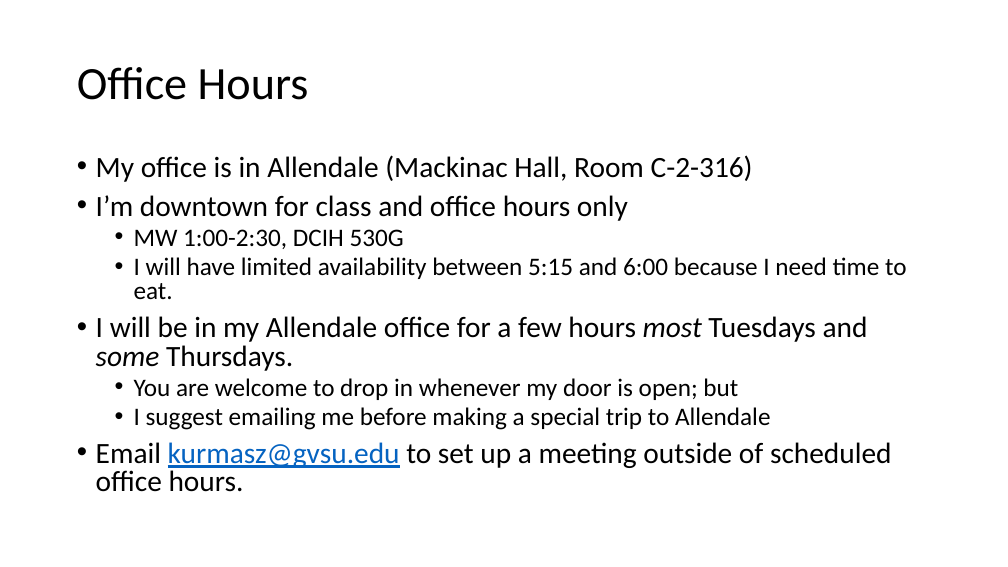
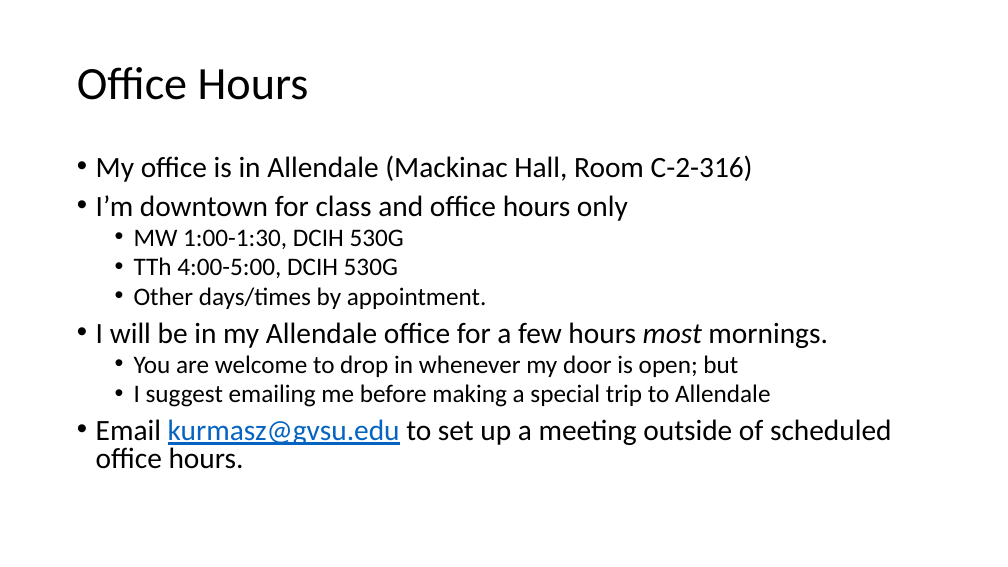
Before and after one commit to KurmasGVSU/KurmasGVSU.github.io, a slide deck: slide 4 of Teaching/Courses/F24/CIS500/LectureNotes/cis500_intro.pptx. Drawn at 1008x567 pixels with LibreOffice and Linux fonts; fonts in the diff are those of the drawing. Boxes give left, top, right and bottom in pixels: in the first picture for what was removed or moved away, otherwise in the second. Text is boxed around its words. In the diff, an @@ line names an element or a change of style, - is before the commit and + after.

```diff
--- a/Teaching/Courses/F24/CIS500/LectureNotes/cis500_intro.pptx
+++ b/Teaching/Courses/F24/CIS500/LectureNotes/cis500_intro.pptx
@@ text at (x1=96, y1=229, x2=827, y2=348): text changed @@
-  • MW 1:00-2:30, DCIH 530G
-  • I will have limited availability between 5:15 and 6:00 because I need time to eat.
-• I will be in my Allendale office for a few hours most Tuesdays and some Thursdays.
+  • MW 1:00-1:30, DCIH 530G
+  • TTh 4:00-5:00, DCIH 530G
+  • Other days/times by appointment.
+• I will be in my Allendale office for a few hours most mornings.
```
Also in this commit, not shown: 6 other slides changed, 5 other files.
